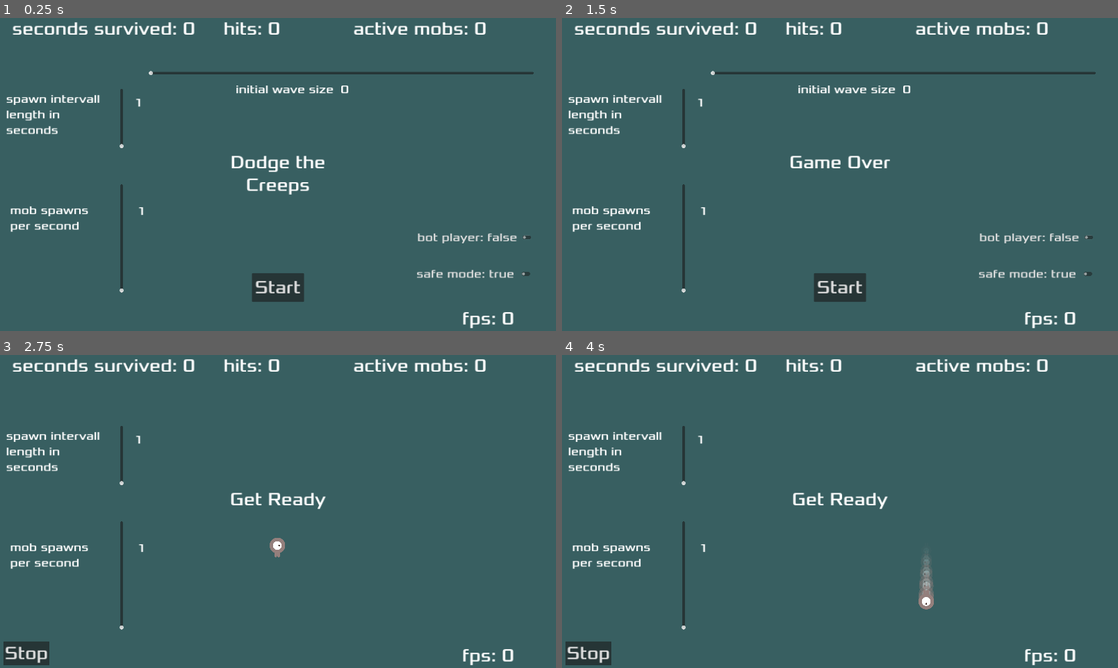
Above: before the commit, frames 1-4 (two rows, left to right).
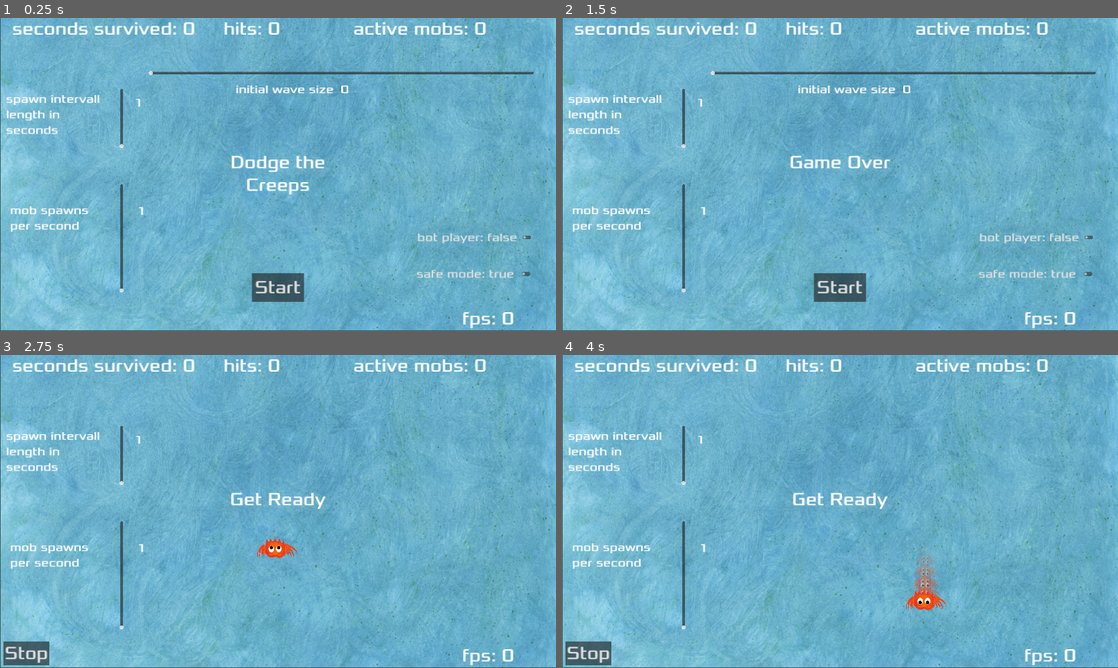
Above: after the commit, the same moments.

Repository: franziskusz/dodge-gds
Game: Godot game, scene res://Main.tscn
The game is run twice, just before and just after one commit, with the same random seed, the same clock (stepped at 60 frames per second) and the same inputs.
Inputs:
- Up to frame 1 (0.25 s): no input
- Up to frame 2 (1.5 s): click "Start" at 0.5 s; click "Stop" at 1.25 s
- Up to frame 3 (2.75 s): click "Start" at 2 s
- Up to frame 4 (4 s): tap Enter at 2.75 s; hold D (move_right) 2.78-3.53 s; hold S (move_down) from 3.53 s (still down)

The runs differ from the first frame. In frame 1, 98% of the frame differs, in the area x 0-100%, y 0-100%; in frame 2, 98%; in frame 3, 98%; in frame 4, 98%.

Commit message:
customize animations

Diff:
--- a/Main.tscn
+++ b/Main.tscn
@@ -7,12 +7,28 @@
 [ext_resource type="AudioStream" uid="uid://q2pf4fr8d0ks" path="res://art/House In a Forest Loop.ogg" id="5"]
 [ext_resource type="AudioStream" uid="uid://dw26fpygeag8o" path="res://art/gameover.wav" id="6"]
 [ext_resource type="Script" path="res://Stats.gd" id="7_xgrqd"]
+[ext_resource type="Texture2D" uid="uid://b8es35qcdwk2c" path="res://art/background/background1.png" id="8_0saoc"]
+[ext_resource type="Texture2D" uid="uid://8kj3qkdc3o2e" path="res://art/background/background2.png" id="9_4htc5"]
 
 [sub_resource type="Curve2D" id="1"]
 _data = {
 "points": PackedVector2Array(0, 0, 0, 0, -2.97915, -2, 0, 0, 0, 0, 1899.7, 11, 0, 0, 0, 0, 1899.7, 1076, 0, 0, 0, 0, 1.9861, 1062, 0, 0, 0, 0, -2.97915, -2, 0, 0, 0, 0, -2.97915, 2)
 }
 point_count = 6
+
+[sub_resource type="SpriteFrames" id="SpriteFrames_3wnxy"]
+animations = [{
+"frames": [{
+"duration": 1.0,
+"texture": ExtResource("8_0saoc")
+}, {
+"duration": 1.0,
+"texture": ExtResource("9_4htc5")
+}],
+"loop": true,
+"name": &"switch",
+"speed": 5.0
+}]
 
 [node name="Main" type="Node"]
 script = ExtResource("1")
@@ -60,6 +76,11 @@
 [node name="Stats" type="Node" parent="."]
 script = ExtResource("7_xgrqd")
 
+[node name="Background" type="AnimatedSprite2D" parent="."]
+position = Vector2(962, 538)
+sprite_frames = SubResource("SpriteFrames_3wnxy")
+animation = &"switch"
+
 [connection signal="safe_mode_shutdown" from="." to="HUD" method="on_stop_button_pressed"]
 [connection signal="hit" from="Player" to="." method="on_hit_count"]
 [connection signal="timeout" from="MobTimer" to="." method="_on_MobTimer_timeout"]
--- a/Mob.tscn
+++ b/Mob.tscn
@@ -1,48 +1,66 @@
 [gd_scene load_steps=10 format=3 uid="uid://rkdnhqgf2hpj"]
 
 [ext_resource type="Script" path="res://Mob.gd" id="1"]
-[ext_resource type="Texture2D" uid="uid://yqglrrsx7j1f" path="res://art/enemyFlyingAlt_1.png" id="2"]
-[ext_resource type="Texture2D" uid="uid://bpot8awhdn6ph" path="res://art/enemyFlyingAlt_2.png" id="3"]
-[ext_resource type="Texture2D" uid="uid://bu4221t7qpa7d" path="res://art/enemyWalking_1.png" id="4"]
-[ext_resource type="Texture2D" uid="uid://booij5t7h4efb" path="res://art/enemyWalking_2.png" id="5"]
-[ext_resource type="Texture2D" uid="uid://5lvm88ij4jqn" path="res://art/enemySwimming_1.png" id="6"]
-[ext_resource type="Texture2D" uid="uid://bng45cvsgufqc" path="res://art/enemySwimming_2.png" id="7"]
+[ext_resource type="Texture2D" uid="uid://baebwi77g5a0q" path="res://art/creep1/small_complete_creep1_1.png" id="2_k8il0"]
+[ext_resource type="Texture2D" uid="uid://w3iqu7tfryjb" path="res://art/creep1/small_complete_creep1_2.png" id="3_mfwof"]
+[ext_resource type="Texture2D" uid="uid://diygbdsst0qg" path="res://art/creep2/small_complete_creep2_1.png" id="4_u22kd"]
+[ext_resource type="Texture2D" uid="uid://cgrm3u0ungo0f" path="res://art/creep2/small_complete_creep2_2.png" id="5_4u55q"]
+[ext_resource type="Texture2D" uid="uid://calyucrd6fev" path="res://art/creep3/small_complete_creep3_1.png" id="6_qctv1"]
+[ext_resource type="Texture2D" uid="uid://bnslbe8b4ijgg" path="res://art/creep3/small_complete_creep3_2.png" id="7_xp5tn"]
 
 [sub_resource type="SpriteFrames" id="1"]
 animations = [{
-"frames": [ExtResource( "6" ), ExtResource( "7" )],
+"frames": [{
+"duration": 1.0,
+"texture": ExtResource("2_k8il0")
+}, {
+"duration": 1.0,
+"texture": ExtResource("3_mfwof")
+}],
 "loop": true,
-"name": &"swim",
-"speed": 4.0
+"name": &"creep1",
+"speed": 5.0
 }, {
-"frames": [ExtResource( "2" ), ExtResource( "3" )],
+"frames": [{
+"duration": 1.0,
+"texture": ExtResource("4_u22kd")
+}, {
+"duration": 1.0,
+"texture": ExtResource("5_4u55q")
+}],
 "loop": true,
-"name": &"fly",
-"speed": 3.0
+"name": &"creep2",
+"speed": 5.0
 }, {
-"frames": [ExtResource( "4" ), ExtResource( "5" )],
+"frames": [{
+"duration": 1.0,
+"texture": ExtResource("6_qctv1")
+}, {
+"duration": 1.0,
+"texture": ExtResource("7_xp5tn")
+}],
 "loop": true,
-"name": &"walk",
-"speed": 4.0
+"name": &"creep3",
+"speed": 5.0
 }]
 
 [sub_resource type="CapsuleShape2D" id="2"]
 radius = 37.0
 height = 100.0
 
-[node name="Mob" type="RigidDynamicBody2D" groups=["mobs"]]
+[node name="Mob" type="RigidBody2D" groups=["mobs"]]
 collision_mask = 0
 gravity_scale = 0.0
-script = ExtResource( "1" )
+script = ExtResource("1")
 
 [node name="AnimatedSprite2D" type="AnimatedSprite2D" parent="."]
-scale = Vector2(0.75, 0.75)
-frames = SubResource( "1" )
-animation = &"walk"
+modulate = Color(1, 1, 1, 0.615686)
+sprite_frames = SubResource("1")
+animation = &"creep1"
 
 [node name="CollisionShape2D" type="CollisionShape2D" parent="."]
 rotation = 1.5708
-shape = SubResource( "2" )
+shape = SubResource("2")
 
 [node name="VisibleOnScreenNotifier2D" type="VisibleOnScreenNotifier2D" parent="."]
 
--- a/Player.gd
+++ b/Player.gd
@@ -75,10 +75,12 @@
 			$AnimatedSprite2D.flip_v = false
 			$Trail.rotation = 0
 			$AnimatedSprite2D.flip_h = velocity.x < 0
-		elif velocity.y != 0:
+		elif velocity.y < 0:
 			$AnimatedSprite2D.animation = &"up"
-			$AnimatedSprite2D.flip_v = velocity.y > 0
-			$Trail.rotation = PI if velocity.y > 0 else 0
+			$Trail.rotation = 0
+		elif velocity.y > 0:
+			$AnimatedSprite2D.animation = &"down"
+			$Trail.rotation = 0
 
 		var change = velocity * delta
 		var position_var = get_global_position() + change
--- a/Player.tscn
+++ b/Player.tscn
@@ -1,19 +1,32 @@
-[gd_scene load_steps=13 format=3 uid="uid://4vwrqjegqwpj"]
+[gd_scene load_steps=15 format=3 uid="uid://4vwrqjegqwpj"]
 
 [ext_resource type="Script" path="res://Player.gd" id="1"]
-[ext_resource type="Texture2D" uid="uid://ftkxr8r4qghp" path="res://art/playerGrey_walk1.png" id="2"]
-[ext_resource type="Texture2D" uid="uid://couyhcegeihme" path="res://art/playerGrey_walk2.png" id="3"]
-[ext_resource type="Texture2D" uid="uid://b4yyoafu8bi0q" path="res://art/playerGrey_up1.png" id="4"]
-[ext_resource type="Texture2D" uid="uid://bko65a0nd66st" path="res://art/playerGrey_up2.png" id="5"]
+[ext_resource type="Texture2D" uid="uid://deuywctokss2a" path="res://art/crab/small_complete_crab2down.png" id="2_m0hp8"]
+[ext_resource type="Texture2D" uid="uid://do33382vj1g2l" path="res://art/crab/small_complete_crab1down.png" id="3_uveoj"]
+[ext_resource type="Texture2D" uid="uid://dfigf6m807n5h" path="res://art/crab/small_complete_crab1up.png" id="4_4bywx"]
+[ext_resource type="Texture2D" uid="uid://dcsm54efgjx6u" path="res://art/crab/small_complete_crab2up.png" id="5_k5meg"]
+[ext_resource type="Texture2D" uid="uid://d3wmutipi5j7j" path="res://art/crab/small_complete_crab1right.png" id="6_lvooe"]
+[ext_resource type="Texture2D" uid="uid://bndxy63a173gp" path="res://art/crab/small_complete_crab2right.png" id="7_wpqlj"]
 
 [sub_resource type="SpriteFrames" id="1"]
 animations = [{
 "frames": [{
 "duration": 1.0,
-"texture": ExtResource("2")
+"texture": ExtResource("2_m0hp8")
 }, {
 "duration": 1.0,
-"texture": ExtResource("3")
+"texture": ExtResource("3_uveoj")
+}],
+"loop": true,
+"name": &"down",
+"speed": 5.0
+}, {
+"frames": [{
+"duration": 1.0,
+"texture": ExtResource("6_lvooe")
+}, {
+"duration": 1.0,
+"texture": ExtResource("7_wpqlj")
 }],
 "loop": true,
 "name": &"right",
@@ -21,10 +34,10 @@
 }, {
 "frames": [{
 "duration": 1.0,
-"texture": ExtResource("4")
+"texture": ExtResource("4_4bywx")
 }, {
 "duration": 1.0,
-"texture": ExtResource("5")
+"texture": ExtResource("5_k5meg")
 }],
 "loop": true,
 "name": &"up",
@@ -59,9 +72,9 @@
 script = ExtResource("1")
 
 [node name="AnimatedSprite2D" type="AnimatedSprite2D" parent="."]
-scale = Vector2(0.5, 0.5)
+scale = Vector2(0.7, 0.7)
 sprite_frames = SubResource("1")
-animation = &"right"
+animation = &"up"
 
 [node name="CollisionShape2D" type="CollisionShape2D" parent="."]
 shape = SubResource("2")
@@ -70,7 +83,7 @@
 z_index = -1
 amount = 10
 process_material = SubResource("7")
-texture = ExtResource("2")
+texture = ExtResource("6_lvooe")
 speed_scale = 2.0
 
 [node name="BotTimer" type="Timer" parent="."]
Not shown: 1 places in Main.tscn that only renumber resources
Binary file added: art/background/background1.png
Not shown, changed: art/background/background1.png.import
Binary file added: art/background/background2.png
Not shown, changed: art/background/background2.png.import
Binary file added: art/crab/small_complete_crab1down.png
Not shown, changed: art/crab/small_complete_crab1down.png.import
Binary file added: art/crab/small_complete_crab1right.png
Not shown, changed: art/crab/small_complete_crab1right.png.import
Binary file added: art/crab/small_complete_crab1up.png
Not shown, added: art/crab/small_complete_crab1up.png.import
Binary file added: art/crab/small_complete_crab2down.png
(and 27 more such lines)
